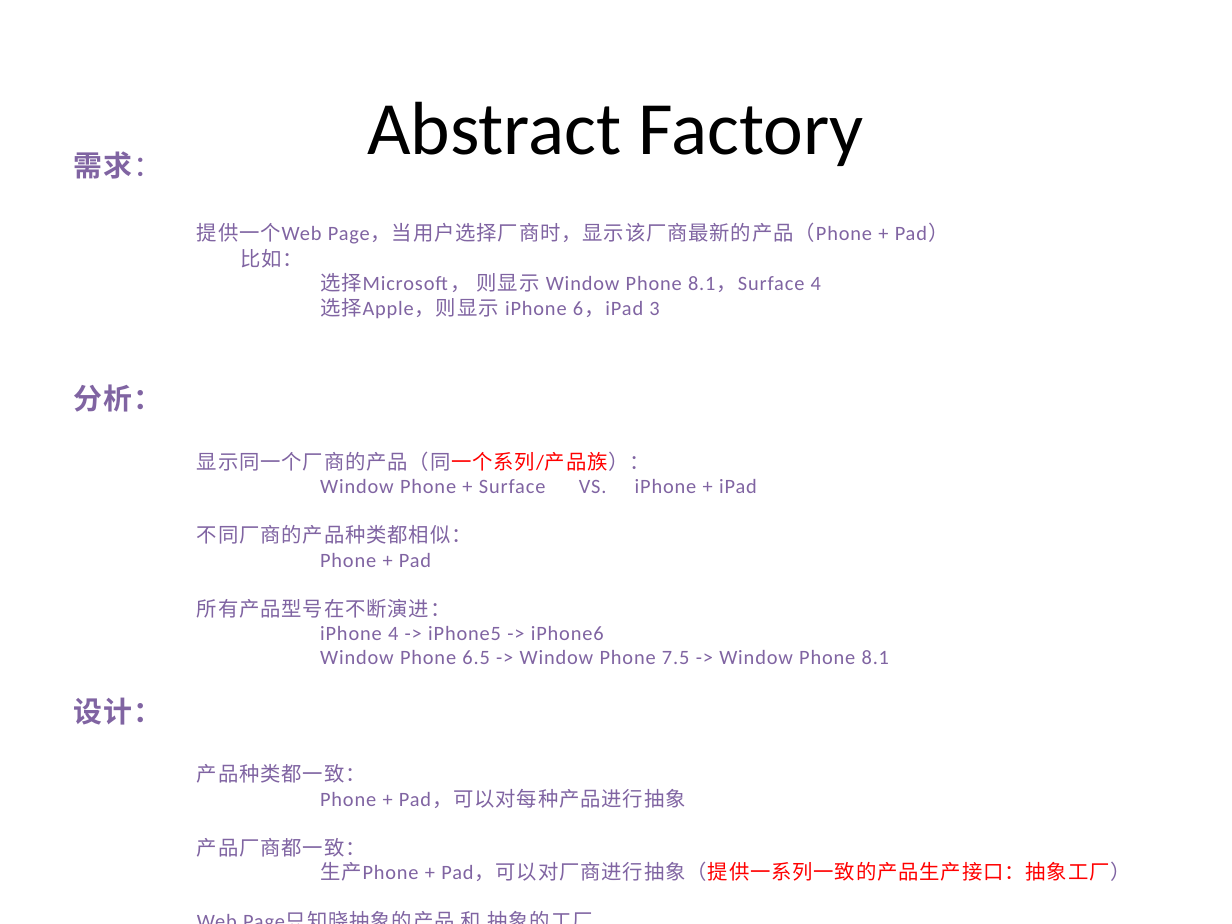
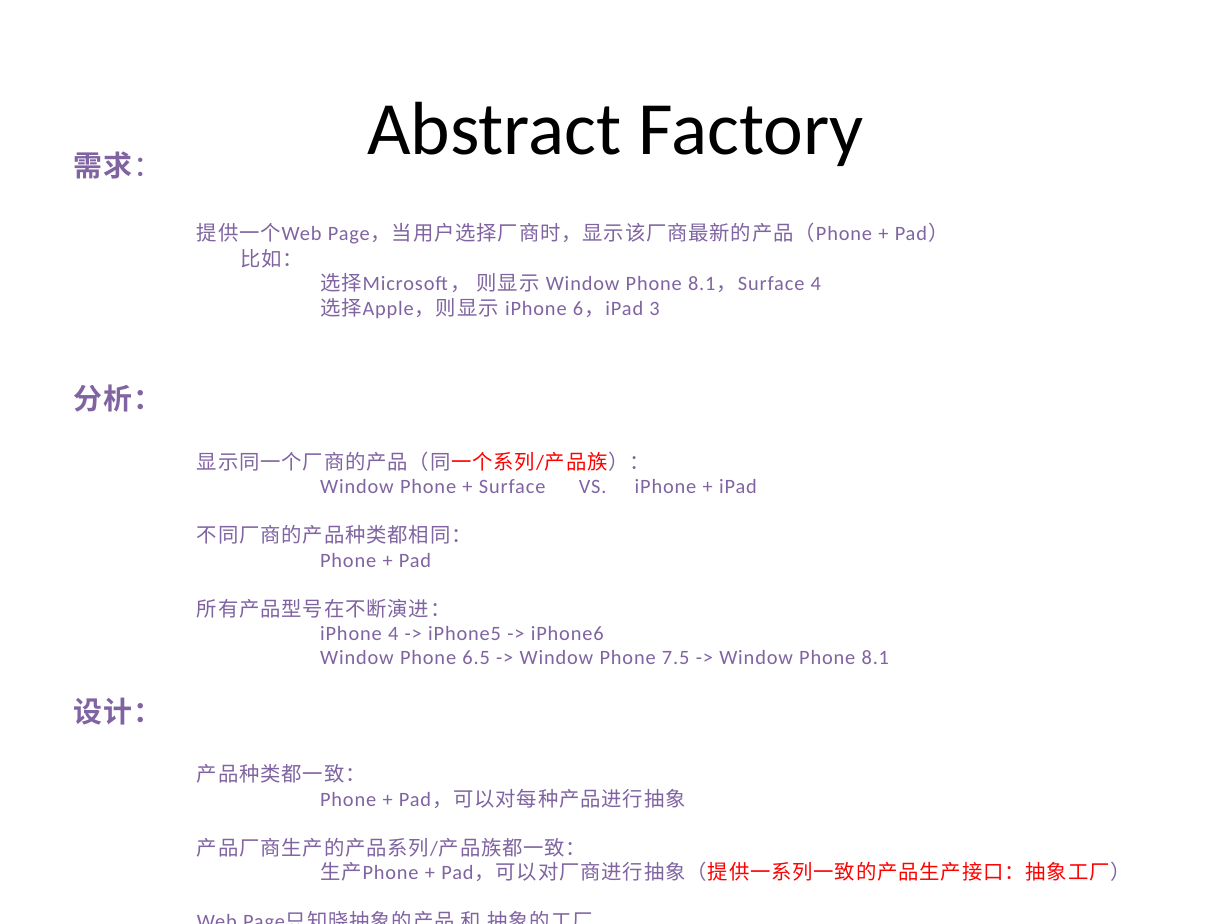
Before and after one commit to PlumpMath/DesignPattern-956, a slide deck: slide 23 of _Doc/Design Pattern (C#) - Part 1.pptx. Drawn at 1232x924 pixels with LibreOffice and Linux fonts; fonts in the diff are those of the drawing. Boxes give left, top, right and bottom in pixels: in the first picture for what was removed or moved away, otherwise in the second. Text is boxed around its words. In the diff, an @@ line names an element or a change of style, - is before the commit and + after.

Commit message:
Updated PPT.

```diff
--- a/_Doc/Design Pattern (C#) - Part 1.pptx
+++ b/_Doc/Design Pattern (C#) - Part 1.pptx
@@ text at [197, 525, 472, 544]: text changed @@
-不同厂商的产品种类都相似：
+不同厂商的产品种类都相同：
@@ text at [197, 838, 586, 857]: text changed @@
-产品厂商都一致：
+产品厂商生产的产品系列/产品族都一致：
```
